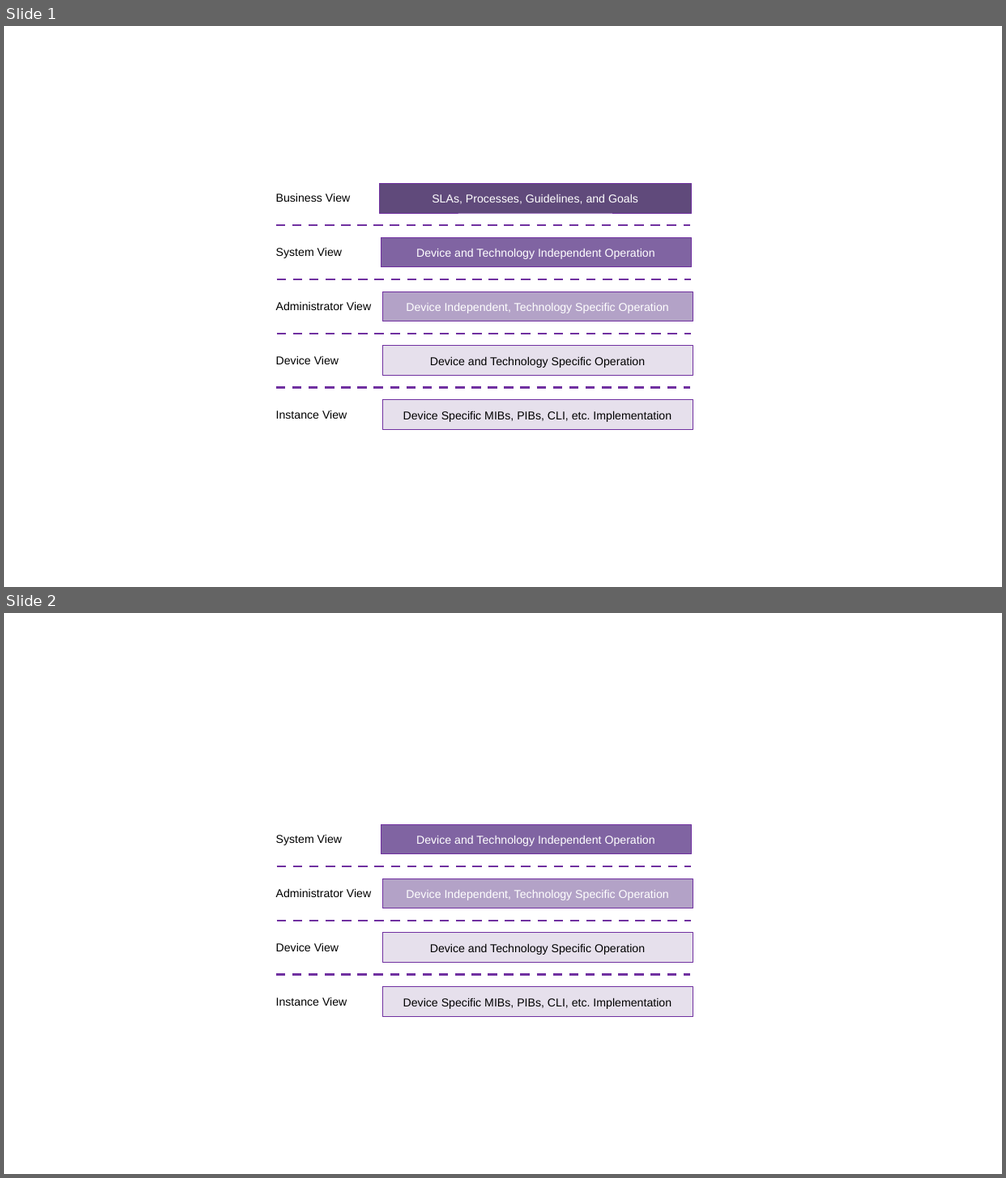
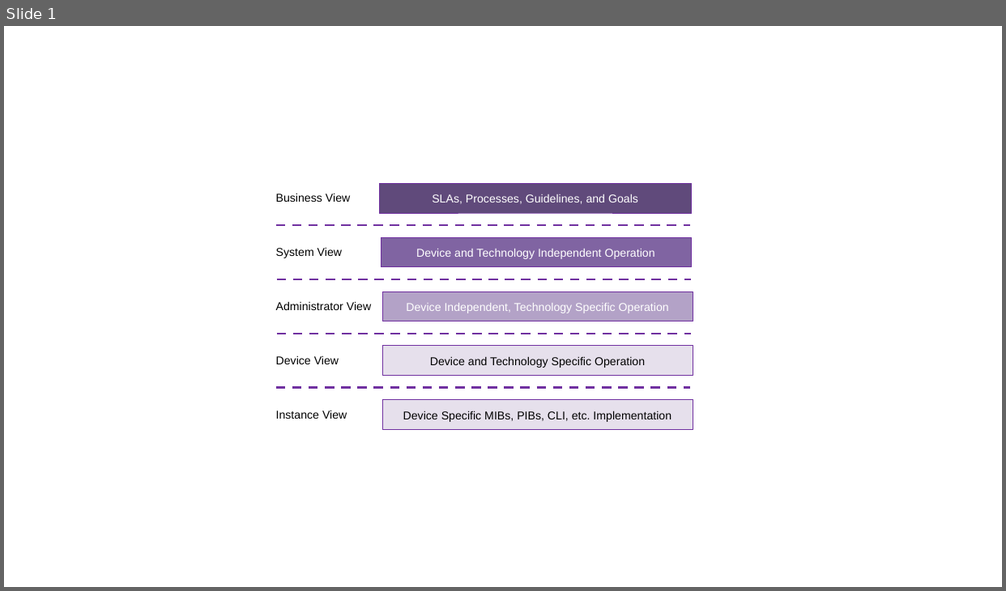
Before and after one commit to oasis-open/tosca-community-contributions, a slide deck: profiles/community/tosca/sources/figures.pptx. Shown one above the other, each under a label of ours: slides 1 and 2 before the commit, slide 1 after it. The pictures are 1006x1178 and 1006x591 pixels, drawn with LibreOffice and Linux fonts; fonts in the diff are those of the drawing. Boxes give left, top, right and bottom in pixels: in the first picture for what was removed or moved away, otherwise in the second. Text is boxed around its words. In the diff, an @@ line names an element or a change of style, - is before the commit and + after.

```diff
--- a/profiles/community/tosca/sources/figures.pptx
+++ b/profiles/community/tosca/sources/figures.pptx
@@ slide 2 removed at (4,613,1002,1174), background #FFFFFF @@
@@ rectangle removed at (381,825,691,855) @@
-Device and Technology Independent Operation
@@ text removed at (276,834,342,845) @@
-System View
@@ line removed from (276, 867) to (691, 867) @@
@@ rectangle removed at (383,879,692,909) @@
-Device Independent, Technology Specific Operation
@@ text removed at (276,888,371,897) @@
-Administrator View
@@ line removed from (276, 921) to (691, 921) @@
@@ text removed at (276,943,339,952) @@
-Device View
@@ rectangle removed at (383,933,692,963) @@
-Device and Technology Specific Operation
@@ line removed from (275, 975) to (691, 975) @@
@@ text removed at (276,997,347,1006) @@
-Instance View
@@ rectangle removed at (383,987,692,1017) @@
-Device Specific MIBs, PIBs, CLI, etc. Implementation
```
Also in this commit, not shown: 1 slide changed.
